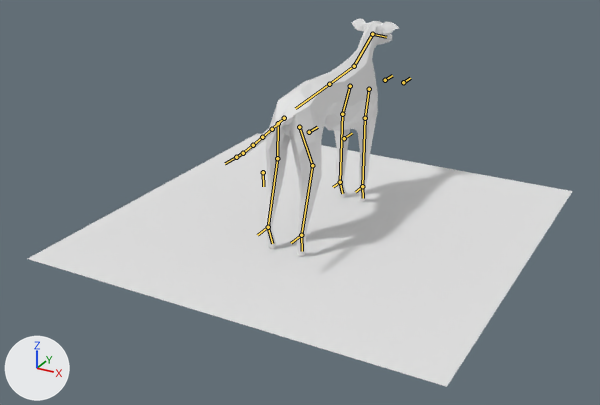
The Blender file Assets/FileDump/Blender/dog_01.blend as it was, and as the next commit left it.
Both versions are drawn from a 50 mm camera at (1.71, -3.35, 1.75) aimed at (-0.04, -0.17, 0.16). Lighting does not change. The marker at lower left points along +X, +Y and +Z. Both versions are drawn at frame 32 of the action 'ArmatureAction'; the numbers are the values there. The bones that bend it are drawn over the model as lines.
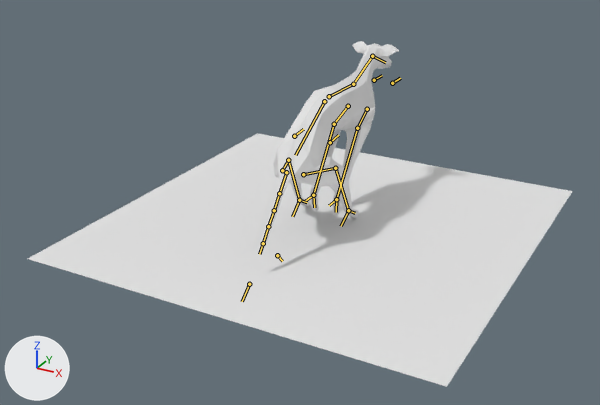
The change in detail:
Bone 'FrontSpine' (bone_frontspine) moves from (0.0, 0.0, 0.0) to (0.0, -0.009, -0.059).
Bone 'FrontSpine' (bone_frontspine) turns from (0, 0, 0) to (-7, 0, 0) degrees about its own x, y and z.
Bone 'Shin.l' (bone_shin_l) moves from (0.0, 0.0, 0.0) to (0.001, -0.003, 0.003).
Bone 'Shin.l' (bone_shin_l) turns from (0, 0, 0) to (25, 6, -2) degrees about its own x, y and z.
Bone 'Shin.r' (bone_shin_r) moves from (0.0, 0.0, 0.0) to (0.001, 0.003, -0.003).
Bone 'Shin.r' (bone_shin_r) turns from (0, 0, 0) to (24, -3, 9) degrees about its own x, y and z.
Bone 'Humerus_IK.l' (bone_humerus_ik_l) moves from (0.0, 0.0, 0.0) to (-0.021, 0.284, -0.026).
Bone 'BackSpine' (bone_backspine) moves from (0.0, 0.0, 0.0) to (0.0, 0.052, 0.068).
Bone 'BackSpine' (bone_backspine) turns from (0, 0, 0) to (27, 0, 0) degrees about its own x, y and z.
Bone 'Thigh_IK.l' (bone_thigh_ik_l) moves from (0.0, 0.0, 0.0) to (-0.076, -0.422, 0.02).
Bone 'Thigh_IK.l' (bone_thigh_ik_l) turns from (0, 0, 0) to (39, -4, 11) degrees about its own x, y and z.
Bone 'Thigh_IK.l' (bone_thigh_ik_l) is rescaled from (1.0, 1.0, 1.0) to (1.53, 1.0, 1.06).
Bone 'Hip_IK.l' (bone_hip_ik_l) moves from (0.0, 0.0, 0.0) to (-0.012, -0.146, 0.021).
Bone 'Hip_IK.l' (bone_hip_ik_l) turns from (0, 0, 0) to (6, 0, 3) degrees about its own x, y and z.
Bone 'TailControl' (bone_tailcontrol) moves from (0.0, 0.0, 0.0) to (-0.607, -0.071, -0.003).
Bone 'TailControl' (bone_tailcontrol) turns from (0, 0, 0) to (0, 0, 41) degrees about its own x, y and z.
Bone 'TailCurve' (bone_tailcurve) moves from (0.0, 0.0, 0.0) to (-0.11, 0.443, -0.001).
Bone 'TailCurve' (bone_tailcurve) turns from (0, 0, 0) to (0, 0, 41) degrees about its own x, y and z.
Bone 'Humerus_IK.r' (bone_humerus_ik_r) moves from (0.0, 0.0, 0.0) to (0.005, 0.284, -0.033).
Bone 'Thigh_IK.r' (bone_thigh_ik_r) moves from (0.0, 0.0, 0.0) to (0.043, -0.423, 0.028).
Bone 'Thigh_IK.r' (bone_thigh_ik_r) turns from (0, 0, 0) to (32, 3, -9) degrees about its own x, y and z.
Bone 'Thigh_IK.r' (bone_thigh_ik_r) is rescaled from (1.0, 1.0, 1.0) to (1.53, 1.0, 1.06).
Bone 'Hip_IK.r' (bone_hip_ik_r) moves from (0.0, 0.0, 0.0) to (0.012, -0.146, 0.021).
Bone 'Hip_IK.r' (bone_hip_ik_r) turns from (0, 0, 0) to (6, 0, -3) degrees about its own x, y and z.

What differs and where, as boxes [x1, y1, x2, y2] in the pictures (600 x 405 px):
'Cube', posed (14% narrower, 10% shorter)
    before: [235, 19, 399, 256]
    after: [258, 41, 399, 255]
bone 'FrontSpine', root to tip
    before: (329, 84) to (354, 66)
    after: (329, 96) to (353, 84)
bone 'Shin.l', root to tip
    before: (340, 182) to (342, 193)
    after: (313, 195) to (314, 207)
bone 'Shin.r', root to tip
    before: (362, 186) to (363, 198)
    after: (336, 199) to (336, 212)
bone 'Humerus_IK.l', root to tip
    before: (340, 182) to (333, 187)
    after: (313, 195) to (306, 200)
bone 'BackSpine', root to tip
    before: (329, 84) to (295, 108)
    after: (324, 101) to (295, 155)
bone 'Thigh_IK.l', root to tip
    before: (268, 227) to (257, 235)
    after: (299, 200) to (292, 216)
bone 'Hip_IK.l', root to tip
    before: (309, 132) to (317, 127)
    after: (294, 136) to (303, 129)
bone 'TailControl', root to tip
    before: (236, 157) to (225, 163)
    after: (249, 284) to (242, 301)
bone 'TailCurve', root to tip
    before: (263, 172) to (263, 186)
    after: (277, 255) to (282, 261)
bone 'Humerus_IK.r', root to tip
    before: (362, 186) to (355, 192)
    after: (336, 199) to (329, 205)
bone 'Thigh_IK.r', root to tip
    before: (301, 235) to (291, 243)
    after: (348, 210) to (341, 226)
bone 'Hip_IK.r', root to tip
    before: (344, 138) to (352, 133)
    after: (330, 142) to (338, 135)
